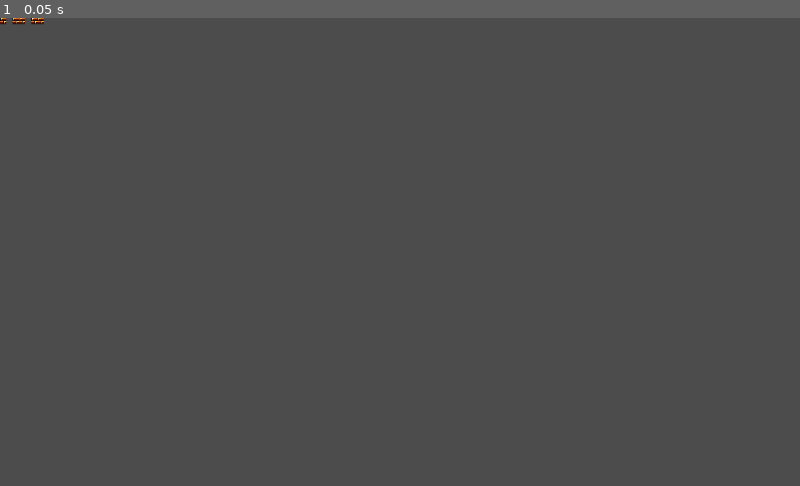
Above: before the commit, frame 1.
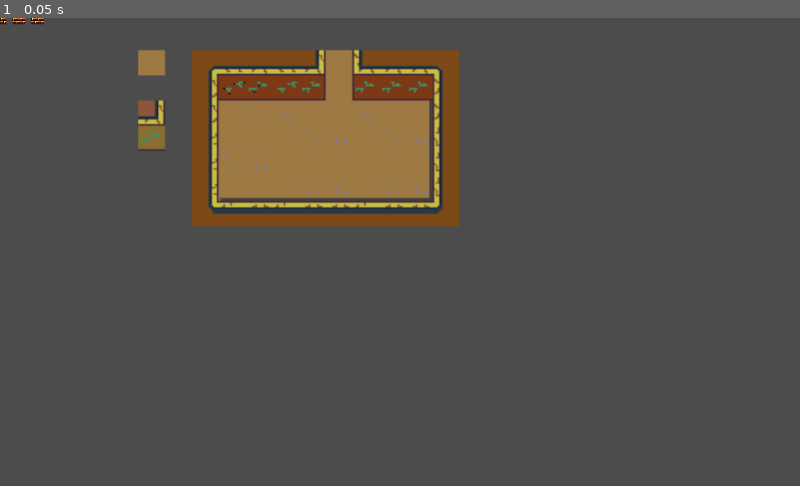
Above: after the commit, the same moment.

Repository: JorgeHuaman/GodotProyectoGrupal
Game: Godot game, scene res://Escenas/Nivel.tscn
Same seed, same stepped clock (60 frames per second), same inputs: the game is played once before the commit and once after it. The project has no main scene, so this scene is started directly.
Inputs:
- Up to frame 1 (0.05 s): no input

The runs differ from the first frame. In frame 1, 12% of the frame differs, in the area x 17-58%, y 6-45%.

Commit message:
(none)

Diff:
--- a/Escenas/Nivel.tscn
+++ b/Escenas/Nivel.tscn
@@ -1,8 +1,13 @@
-[gd_scene load_steps=3 format=2]
+[gd_scene load_steps=5 format=2]
 
 [ext_resource path="res://Recursos/tile000 arreglado.png" type="Texture" id=1]
+[ext_resource path="res://Recursos/pruebas de sprite red diamont.png" type="Texture" id=2]
 
 [sub_resource type="RectangleShape2D" id=1]
+
+[sub_resource type="CapsuleShape2D" id=2]
+radius = 74.511
+height = 215.659
 
 [node name="Nivel" type="Node2D"]
 
@@ -37,3 +42,16 @@
 
 [node name="CollisionShape2D" type="CollisionShape2D" parent="Bloque3"]
 shape = SubResource( 1 )
+
+[node name="Sprite" type="Sprite" parent="."]
+position = Vector2( 519.5, 331.5 )
+scale = Vector2( 2.14063, 2.01563 )
+texture = ExtResource( 2 )
+__meta__ = {
+"_edit_group_": true
+}
+
+[node name="StaticBody2D" type="StaticBody2D" parent="Sprite"]
+
+[node name="CollisionShape2D" type="CollisionShape2D" parent="Sprite/StaticBody2D"]
+shape = SubResource( 2 )
